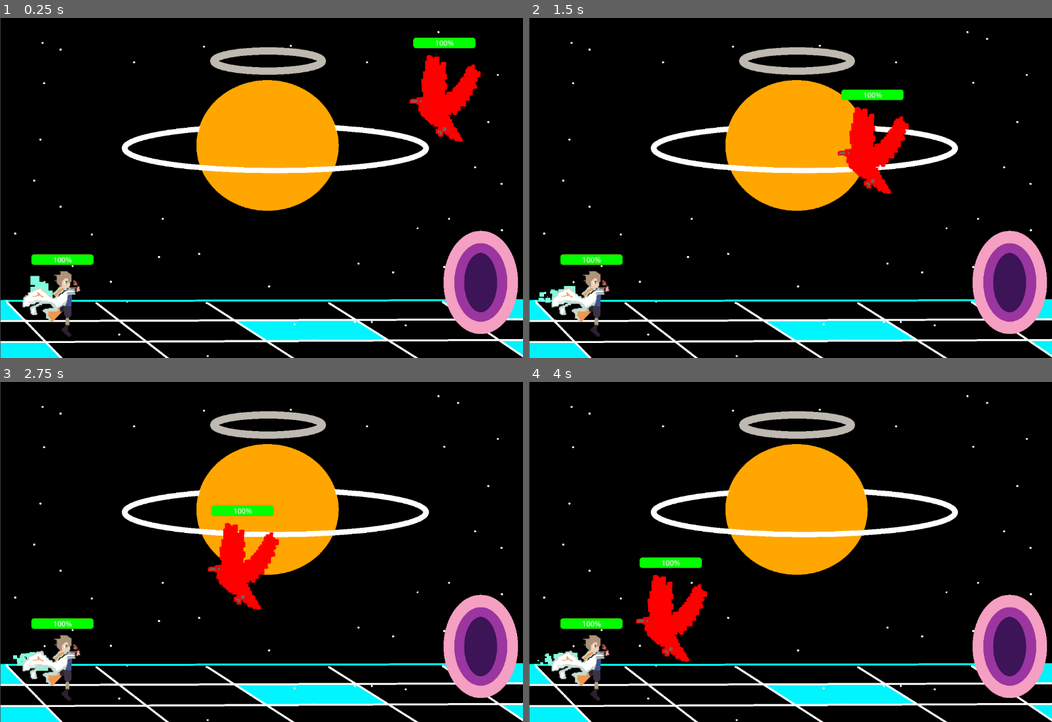
Above: before the commit, frames 1-4 (two rows, left to right).
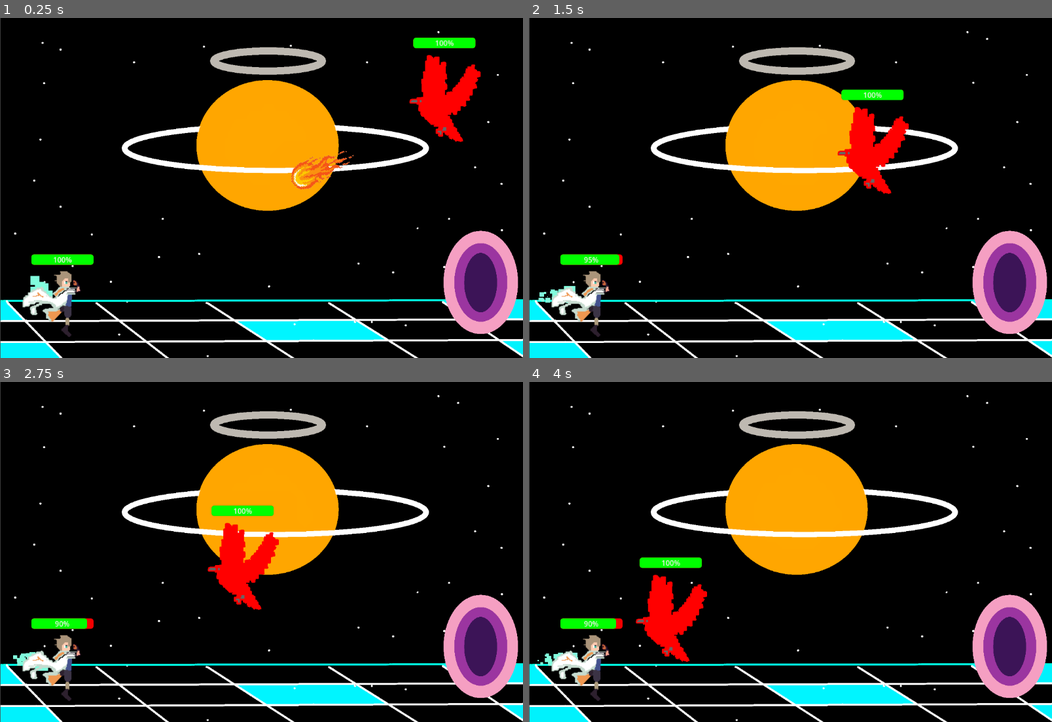
Above: after the commit, the same moments.

Repository: jwang5-dot/12-DT-Project
Game: Godot game, scene res://scene/Level 4.tscn
Two runs of this game, one before a commit and one after it. Both use one fixed random seed, a clock stepped at 60 frames per second and the inputs below. This scene is started directly instead of the project's main scene.
Inputs (mouse positions are in pixels of both pictures, inside the frame that each line leads up to):
- Up to frame 1 (0.25 s): no input
- Up to frame 2 (1.5 s): tap Enter (ui_accept) at 0.5, 0.77 s; move the mouse to (905, 171) at 0.52 s; hold Right (ui_right) from 0.53 s (still down); move the mouse to (685, 205) at 1.27 s
- Up to frame 3 (2.75 s): tap Enter (ui_accept) at 1.52 s; move the mouse to (313, 477) at 2.02 s; release Right (ui_right) at 2.03 s; hold Left (ui_left) from 2.03 s (still down)
- Up to frame 4 (4 s): move the mouse to (764, 620) at 2.77 s; release Left (ui_left) at 2.78 s; hold Right (ui_right) from 2.78 s (still down); tap Enter (ui_accept) at 3.02, 3.77 s; move the mouse to (947, 603) at 3.52 s

The runs differ from the first frame. In frame 1, 0.5% of the frame differs, in the area x 55-68%, y 39-51%; in frame 2, less than 0.1%; in frame 3, less than 0.1%; in frame 4, less than 0.1%.

Commit message:
Fixing Enemy Attack overall

Diff:
--- a/assessment-game/enemy_bullet.tscn
+++ /dev/null
@@ -1,21 +0,0 @@
-[gd_scene format=3 uid="uid://du623gm5mtsx3"]
-
-[ext_resource type="Script" uid="uid://dg7jiedhp1w1q" path="res://enemy_bullet.gd" id="1_1xapl"]
-[ext_resource type="Texture2D" uid="uid://e3vjrkdknlas" path="res://images/fireball-removebg-preview (1).png" id="2_gl7bs"]
-
-[sub_resource type="CircleShape2D" id="CircleShape2D_mgp66"]
-radius = 7.0
-
-[node name="Enemy_Bullet" type="Area2D" unique_id=782878298]
-script = ExtResource("1_1xapl")
-
-[node name="CollisionShape2D" type="CollisionShape2D" parent="." unique_id=1909484062]
-shape = SubResource("CircleShape2D_mgp66")
-
-[node name="VisibleOnScreenEnabler2D" type="VisibleOnScreenEnabler2D" parent="." unique_id=599386115]
-enable_node_path = NodePath("../CollisionShape2D")
-
-[node name="Fireball" type="Sprite2D" parent="." unique_id=80860551]
-position = Vector2(0, -1)
-scale = Vector2(0.029, 0.028482713)
-texture = ExtResource("2_gl7bs")
--- a/assessment-game/scene/EnemyRC.tscn
+++ b/assessment-game/scene/EnemyRC.tscn
@@ -1,6 +1,7 @@
 [gd_scene format=3 uid="uid://b8g5meyobi3m7"]
 
 [ext_resource type="Script" uid="uid://22oru3imdu3t" path="res://scripts/enemy_rc.gd" id="1_252ky"]
+[ext_resource type="PackedScene" uid="uid://du623gm5mtsx3" path="res://scene/enemy_bullet.tscn" id="2_uxm6x"]
 [ext_resource type="Texture2D" uid="uid://oejmdi3ecsx5" path="res://images/Red Crow.png" id="2_wew88"]
 
 [sub_resource type="CapsuleShape2D" id="CapsuleShape2D_252ky"]
@@ -27,11 +28,13 @@
 radius = 83.0
 height = 232.0
 
-[node name="CharacterBody2D" type="CharacterBody2D" unique_id=1277688742 node_paths=PackedStringArray("health_ui", "sprite") groups=["enemy"]]
+[node name="CharacterBody2D" type="CharacterBody2D" unique_id=1277688742 node_paths=PackedStringArray("health_ui", "sprite", "bullet_spawn") groups=["enemy"]]
 rotation = -1.9966567
 script = ExtResource("1_252ky")
 health_ui = NodePath("Node2D/ProgressBar")
 sprite = NodePath("RedCrow")
+bullet_scene = ExtResource("2_uxm6x")
+bullet_spawn = NodePath("Marker2D")
 
 [node name="CollisionShape2D" type="CollisionShape2D" parent="." unique_id=1109315571]
 position = Vector2(0, -1)
--- a/assessment-game/scene/bullet.tscn
+++ b/assessment-game/scene/bullet.tscn
@@ -4,7 +4,7 @@
 [ext_resource type="Texture2D" uid="uid://bt2ceesck031k" path="res://images/Player 1 Attack.png" id="2_m2l4i"]
 
 [sub_resource type="CircleShape2D" id="CircleShape2D_qwydi"]
-radius = 25.079872
+radius = 30.0
 
 [node name="Bullet" type="Area2D" unique_id=856501910]
 script = ExtResource("1_xw300")
@@ -13,11 +13,12 @@
 shape = SubResource("CircleShape2D_qwydi")
 
 [node name="VisibleOnScreenNotifier2D" type="VisibleOnScreenNotifier2D" parent="." unique_id=1274225627]
-position = Vector2(-40, -36)
-rect = Rect2(-10, -10, 100, 100)
+position = Vector2(-29, -29)
+rect = Rect2(-1, -2, 60, 62)
 
 [node name="Player1Attack" type="Sprite2D" parent="." unique_id=148059401]
-scale = Vector2(0.19291669, 0.1866667)
+position = Vector2(0.7822241, -0.46875274)
+scale = Vector2(0.22811845, 0.22979167)
 texture = ExtResource("2_m2l4i")
 
 [connection signal="body_entered" from="." to="." method="_on_body_entered"]
--- /dev/null
+++ b/assessment-game/scene/enemy_bullet.tscn
@@ -0,0 +1,26 @@
+[gd_scene format=3 uid="uid://du623gm5mtsx3"]
+
+[ext_resource type="Script" uid="uid://dg7jiedhp1w1q" path="res://scripts/enemy_bullet.gd" id="1_uy161"]
+[ext_resource type="Texture2D" uid="uid://e3vjrkdknlas" path="res://images/fireball-removebg-preview (1).png" id="2_jiqoc"]
+
+[sub_resource type="CircleShape2D" id="CircleShape2D_mgp66"]
+radius = 78.00641
+
+[node name="Enemy_Bullet" type="Area2D" unique_id=782878298]
+script = ExtResource("1_uy161")
+
+[node name="CollisionShape2D" type="CollisionShape2D" parent="." unique_id=1909484062]
+shape = SubResource("CircleShape2D_mgp66")
+
+[node name="VisibleOnScreenEnabler2D" type="VisibleOnScreenEnabler2D" parent="." unique_id=599386115]
+position = Vector2(-69, -37)
+rect = Rect2(-10, -42, 159, 156)
+enable_node_path = NodePath("../CollisionShape2D")
+
+[node name="Fireball" type="Sprite2D" parent="." unique_id=80860551]
+rotation = 3.9933133
+scale = Vector2(0.27103865, 0.2967221)
+texture = ExtResource("2_jiqoc")
+
+[connection signal="body_entered" from="." to="." method="_on_body_entered"]
+[connection signal="screen_exited" from="VisibleOnScreenEnabler2D" to="." method="_on_visible_on_screen_enabler_2d_screen_exited"]
--- a/assessment-game/scripts/bullet.gd
+++ b/assessment-game/scripts/bullet.gd
@@ -1,6 +1,6 @@
 extends Area2D
 
-var speed: float = 1500
+var speed: float = 1300
 
 func _process(delta: float) -> void:
 	move_local_x(speed * delta)
--- a/assessment-game/enemy_bullet.gd
+++ b/assessment-game/scripts/enemy_bullet.gd
@@ -6,9 +6,12 @@
 	move_local_x(speed * delta)
 
 func _on_body_entered(body: Node2D) -> void:
-	if body.is_in_group("enemy"):
+	if body is Player_1:
 		body.take_damage()
 		queue_free()
 
 func _on_visible_on_screen_notifier_2d_screen_exited() -> void:
 	queue_free()
+
+func _on_visible_on_screen_enabler_2d_screen_exited() -> void:
+	pass
--- a/assessment-game/scripts/enemy_rc.gd
+++ b/assessment-game/scripts/enemy_rc.gd
@@ -51,10 +51,13 @@
 
 
 func _shoot() -> void:
+	print("Enemy shooting")
+
 	if bullet_scene == null or bullet_spawn == null:
 		return
 
 	var bullet = bullet_scene.instantiate()
+	print("Bullet created:", bullet)
 
 	bullet.global_position = bullet_spawn.global_position
 	bullet.rotation = rotation
Renamed: assessment-game/enemy_bullet.gd.uid -> assessment-game/scripts/enemy_bullet.gd.uid
